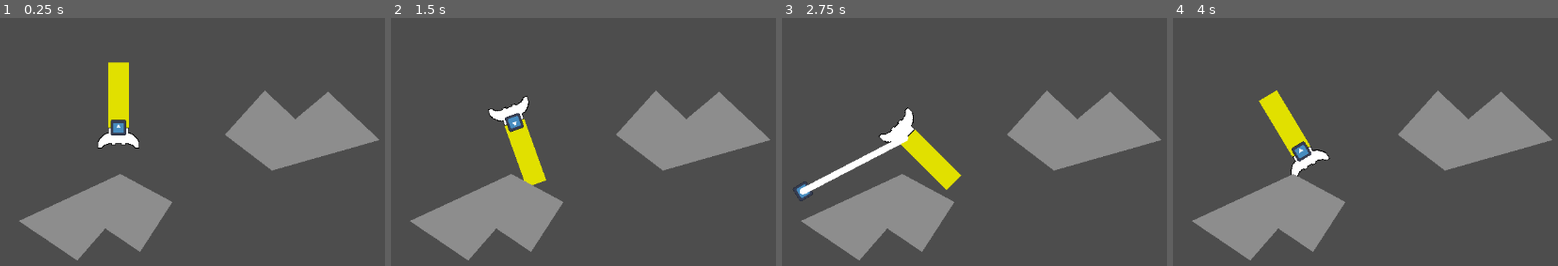
Above: before the commit, frames 1-4 (left to right).
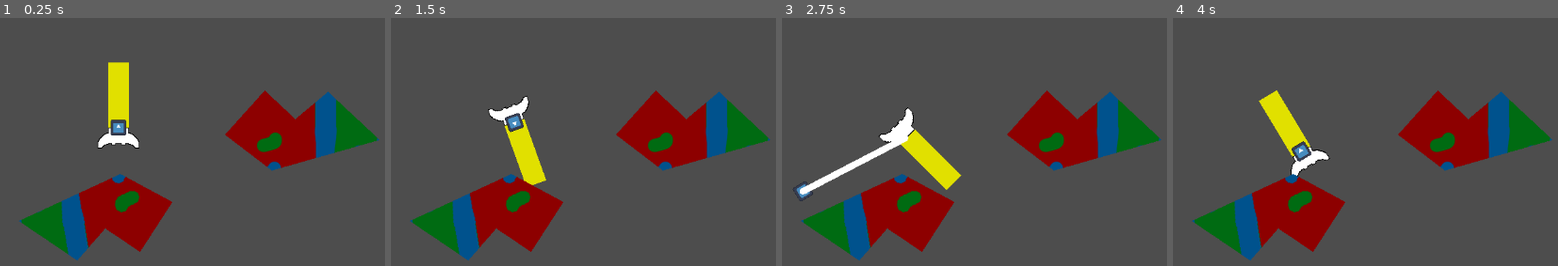
Above: after the commit, the same moments.

Repository: CWmain/SpaceJunkGame
Game: Godot game, scene res://Objects/Test_Scene.tscn
The game is run twice, just before and just after one commit, with the same random seed, the same clock (stepped at 60 frames per second) and the same inputs. The engine's default icon, where the game draws it, is replaced by a stand-in: a white triangle on a blue panel in a dark square.
Inputs (mouse positions are in pixels of both pictures, inside the frame that each line leads up to):
- Up to frame 1 (0.25 s): no input
- Up to frame 2 (1.5 s): tap Enter at 0.5 s; move the mouse to (745, 169) at 0.52 s; hold D (TurnRight) from 0.53 s (still down); click (745, 169) at 0.6 s; tap W (Accelerate) at 0.77 s; move the mouse to (429, 211) at 1.27 s; tap S (Stop) at 1.35 s
- Up to frame 3 (2.75 s): tap W (Accelerate) at 1.52 s; move the mouse to (1047, 97) at 2.02 s; release D (TurnRight) at 2.03 s; hold A (TurnLeft) from 2.03 s (still down); tap T (Tether) at 2.1 s
- Up to frame 4 (4 s): move the mouse to (outside the picture) at 2.77 s; release A (TurnLeft) at 2.78 s; hold D (TurnRight) from 2.78 s (still down); click (outside the picture) at 2.85 s; tap W (Accelerate) at 3.02, 3.77 s; move the mouse to (outside the picture) at 3.52 s; hold S (Stop) from 3.53 s (still down)

The runs differ from the first frame. In frame 1, 14% of the frame differs, in the area x 4-99%, y 29-98%; in frame 2, 14%; in frame 3, 14%; in frame 4, 14%.

Commit message:
Added colourful asteroid to test color detection

Diff:
--- a/Objects/asteroid/asteroid.tscn
+++ b/Objects/asteroid/asteroid.tscn
@@ -1,6 +1,7 @@
-[gd_scene load_steps=2 format=3 uid="uid://prsjoep6c2o0"]
+[gd_scene load_steps=3 format=3 uid="uid://prsjoep6c2o0"]
 
 [ext_resource type="Script" path="res://Objects/asteroid/asteroid.gd" id="1_tndy0"]
+[ext_resource type="Texture2D" uid="uid://dq4urhpj6c4yk" path="res://Sprites/AsteroidMaterialNoise.png" id="2_ycfpt"]
 
 [node name="Asteroid" type="RigidBody2D"]
 collision_layer = 7
@@ -14,4 +15,6 @@
 
 [node name="Visual" type="Polygon2D" parent="."]
 color = Color(0.552956, 0.552956, 0.552956, 1)
+texture = ExtResource("2_ycfpt")
+texture_offset = Vector2(60, 30)
 polygon = PackedVector2Array(-14, 38, -86, -17, -25, -85, 22, -41, 72, -83, 151, -9)
Binary file added: Sprites/AsteroidMaterialNoise.png
Not shown, added: Sprites/AsteroidMaterialNoise.png.import
